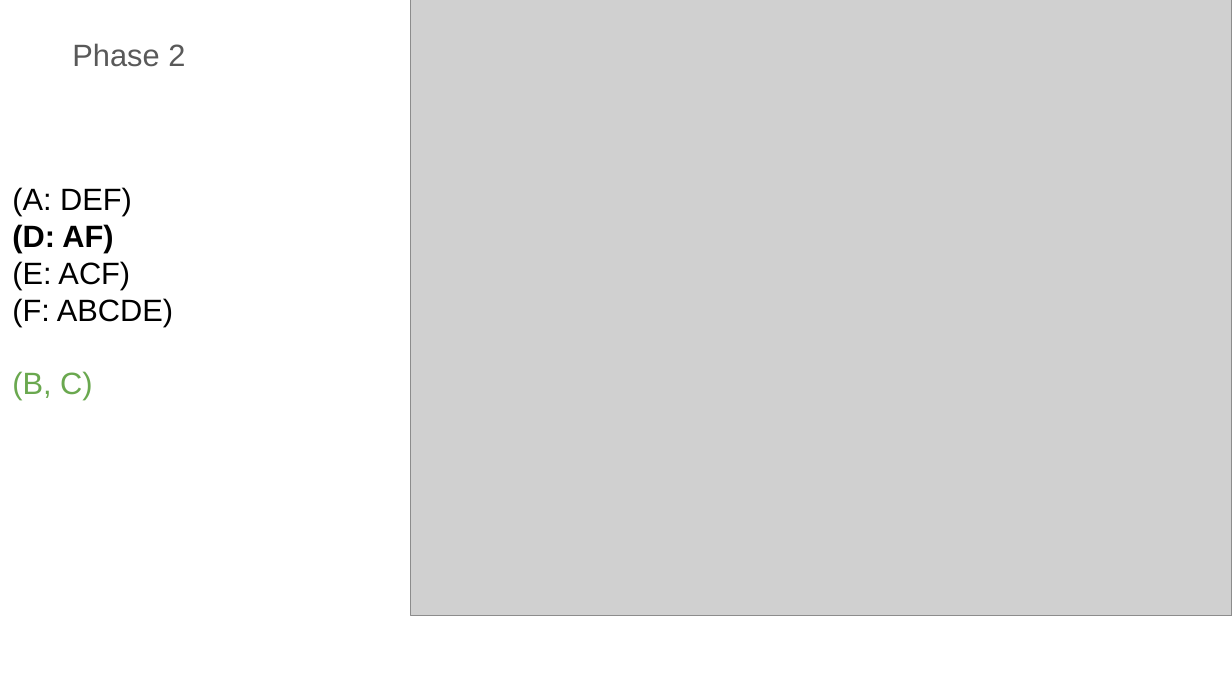
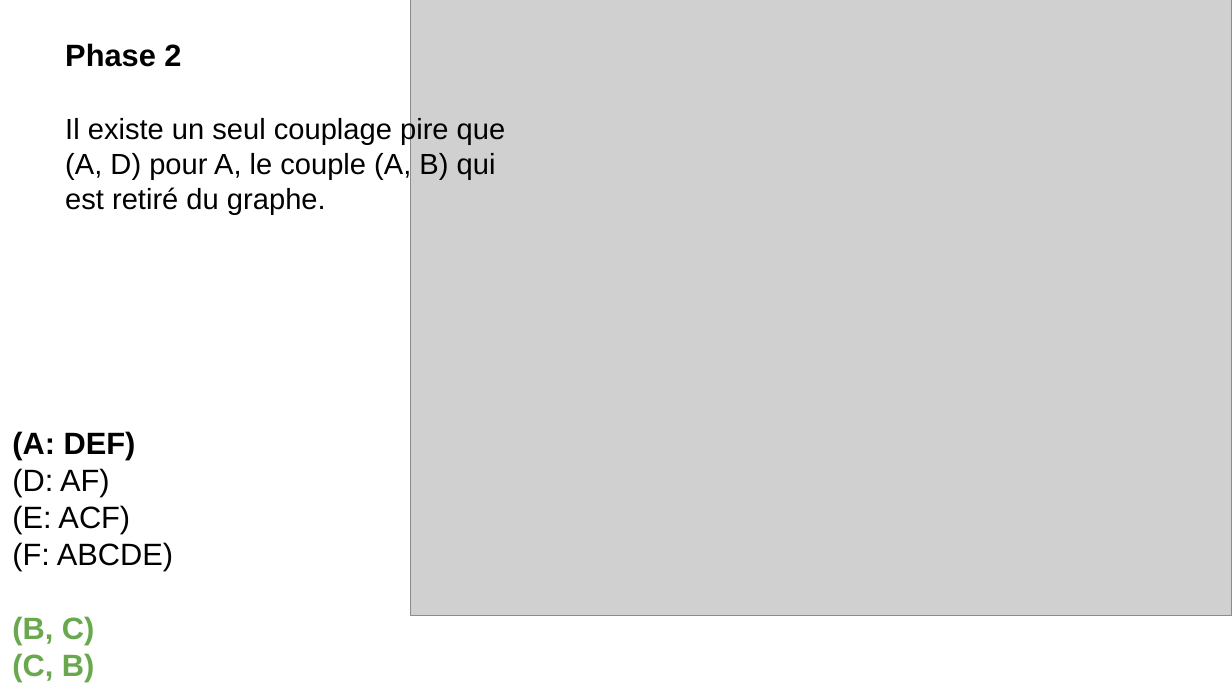
Before and after one commit to karimizerx/stable.roommates.problem, a slide deck: slide 35 of annexe.pptx (slide 33 before the commit). Drawn at 1232x693 pixels with LibreOffice and Linux fonts; fonts in the diff are those of the drawing; grey boxes stand for pictures. Boxes give left, top, right and bottom in pixels: in the first picture for what was removed or moved away, otherwise in the second. Text is boxed around its words. In the diff, an @@ line names an element or a change of style, - is before the commit and + after.

```diff
--- a/annexe.pptx
+++ b/annexe.pptx
@@ text added at [65,43,506,214], 17 pt, text #000000 @@
+Phase 2
+Il existe un seul couplage pire que (A, D) pour A, le couple (A, B) qui est retiré du graphe.
@@ text removed at [72,43,185,67] @@
-Phase 2
@@ text "(A: DEF)": place and size @@
-text "(A: DEF)" at [12,187,173,400]
+text "(A: DEF)" at [12,431,173,682]
@@ text at [12,431,136,645]: bold on in "(A: DEF)", "(B, C)"; bold off in "(D: AF)" @@
@@ text at [12,653,94,682]: paragraph added @@
+(C, B)
```
Also in this commit, not shown: 40 other slides changed, 8 slides added, 5 slides removed, 1 other file.
